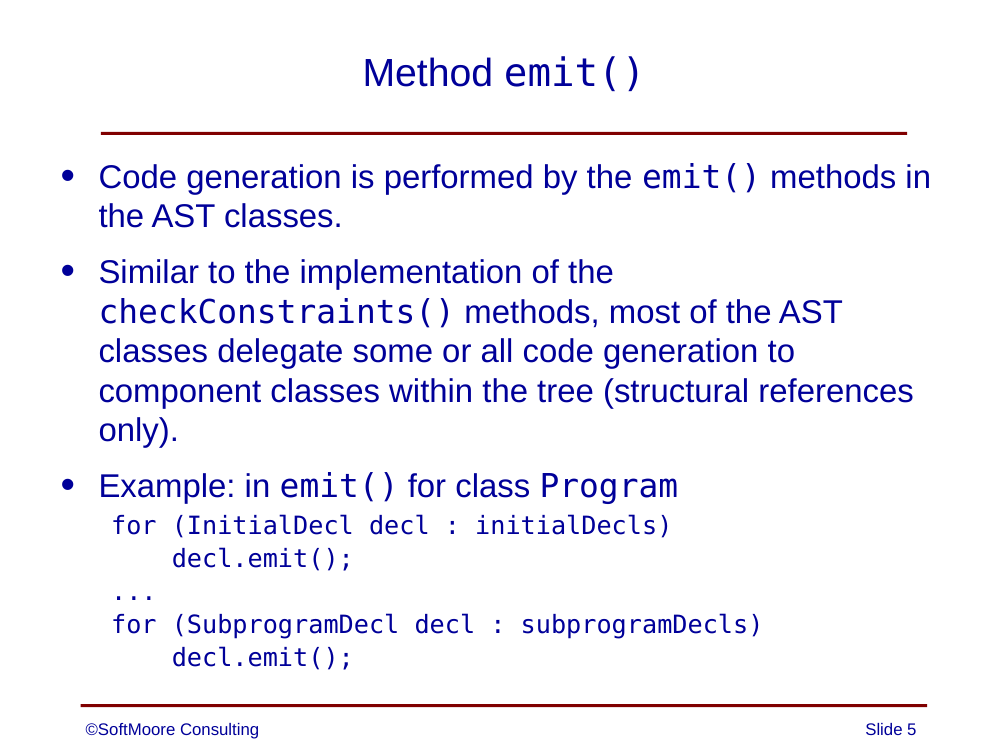
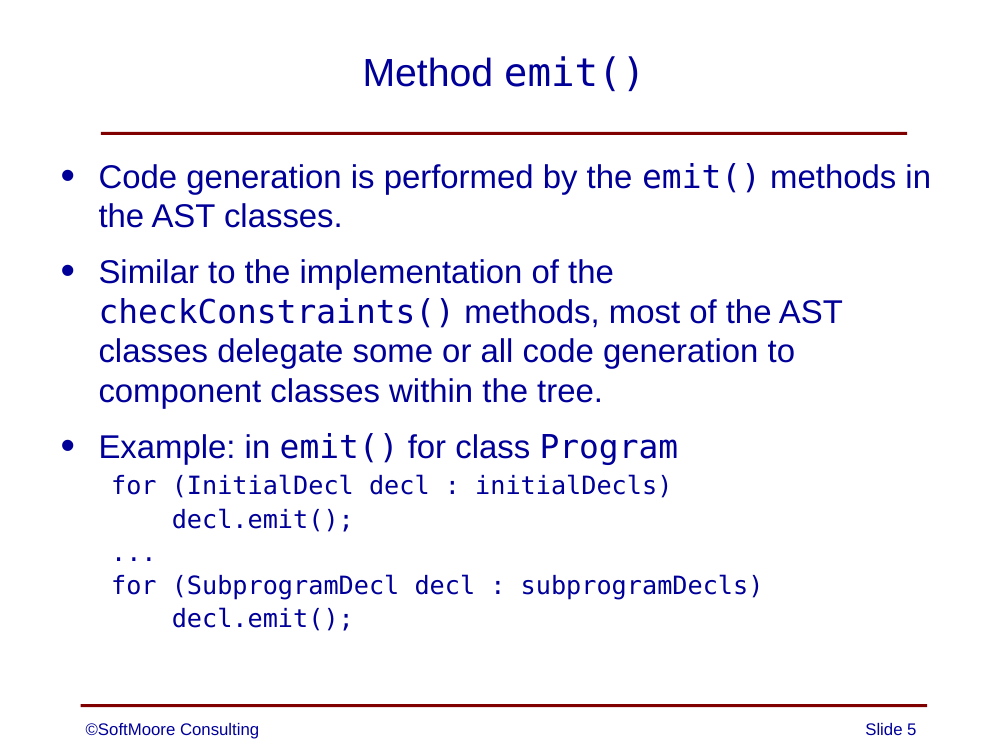
Before and after one commit to SoftMoore/CPRL-Java-3rd, a slide deck: slide 5 of PowerPoints/11 - Code Generation.pptx. Drawn at 1008x756 pixels with LibreOffice and Linux fonts; fonts in the diff are those of the drawing. Boxes give left, top, right and bottom in pixels: in the first picture for what was removed or moved away, otherwise in the second. Text is boxed around its words. In the diff, an @@ line names an element or a change of style, - is before the commit and + after.

```diff
--- a/PowerPoints/11 - Code Generation.pptx
+++ b/PowerPoints/11 - Code Generation.pptx
@@ text at <box>99,259,843,408</box>: text changed @@
-• Similar to the implementation of the checkConstraints() methods, most of the AST classes delegate some or all code generation to component classes within the tree (structural references only).
+• Similar to the implementation of the checkConstraints() methods, most of the AST classes delegate some or all code generation to component classes within the tree.
```
Also in this commit, not shown: 11 other slides changed, 9 other files.
